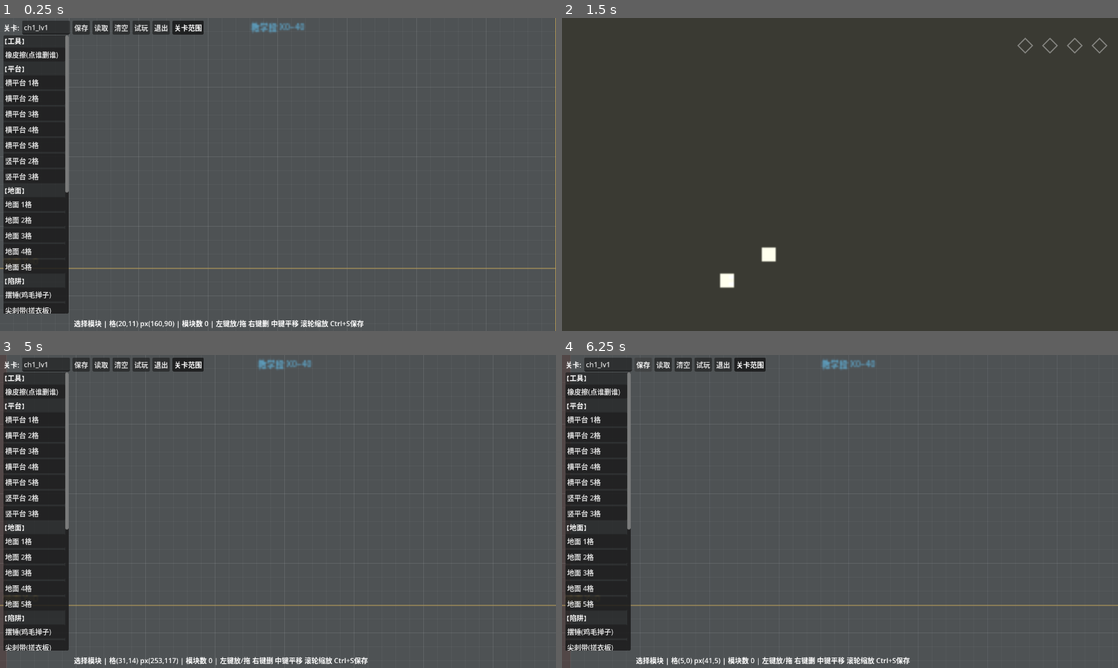
Above: before the commit, frames 1-4 (two rows, left to right).
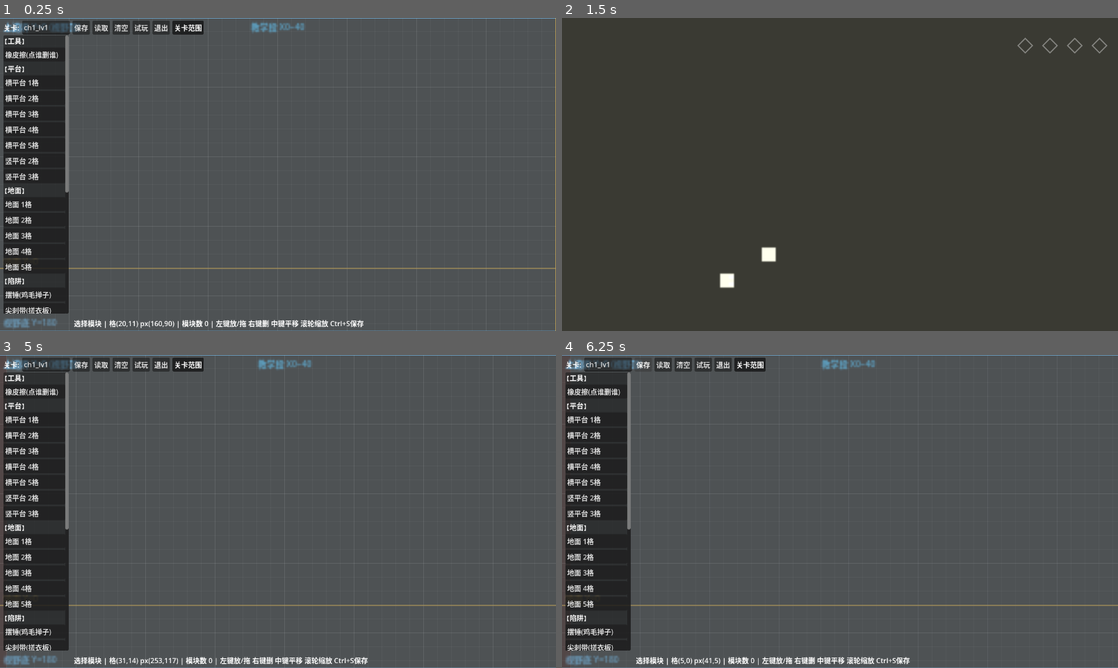
Above: after the commit, the same moments.

Repository: qing99half/momat20
Game: Godot game, scene res://src/editor/MapEditor.tscn
The game is run twice, just before and just after one commit, with the same random seed, the same clock (stepped at 60 frames per second) and the same inputs. This scene is started directly instead of the project's main scene. Sound files missing from this copy of the repository are replaced by a short silence.
Inputs (mouse positions are in pixels of both pictures, inside the frame that each line leads up to):
- Up to frame 1 (0.25 s): no input
- Up to frame 2 (1.5 s): click "试玩" at 0.5 s; tap Enter (ui_accept) at 1.25 s; move the mouse to (962, 158) at 1.27 s; hold Right (ui_right) from 1.28 s (still down); tap Delete at 1.35 s; click (962, 158) at 1.42 s
- Up to frame 3 (5 s): tap Enter (ui_accept) at 1.52, 4.52 s; release Right (ui_right) at 2 s; drag from (166, 527) to (250, 574) at 2.02 s; move the mouse to (333, 442) at 2.77 s; hold Right (ui_right) 2.78-3.5 s; tap Space at 2.85 s; drag from (250, 574) to (111, 464) at 3.52 s; move the mouse to (444, 558) at 4.27 s; hold Left (ui_left) from 4.28 s (still down); tap Q at 4.35 s; tap Escape at 4.9 s
- Up to frame 4 (6.25 s): release Left (ui_left) at 5 s; drag from (673, 464) to (756, 433) at 5.02 s; click "保存" at 5.75 s

The runs differ from the first frame. In frame 1, 0.8% of the frame differs, in the area x 0-100%, y 0-100%; in frame 2, nothing differs; in frame 3, 0.8%; in frame 4, 0.8%.

Commit message:
fix: 酒瓶等自由定时陷阱只预警不击发(基类误要求Conductor存在);LevelLoader随关卡挂Conductor播M1恢复陷阱对拍;编辑器补上边界Y=0/视野底Y=180标线及上方越界暗区

Diff:
--- a/levels/ch1_lv1.json
+++ b/levels/ch1_lv1.json
@@ -10,14 +10,136 @@
         "style": "ground",
         "w": 5
       },
-      "px": 40.0,
-      "py": 80.0
+      "px": 0.0,
+      "py": 112.0
     },
     {
       "id": "spawn",
       "params": {},
-      "px": 64.0,
+      "px": 16.0,
+      "py": 112.0
+    },
+    {
+      "id": "platform_h5",
+      "params": {
+        "h": 1,
+        "w": 5
+      },
+      "px": 40.0,
+      "py": 112.0
+    },
+    {
+      "id": "washboard",
+      "params": {},
+      "px": 88.0,
+      "py": 112.0
+    },
+    {
+      "id": "platform_h5",
+      "params": {
+        "h": 1,
+        "w": 5
+      },
+      "px": 96.0,
+      "py": 112.0
+    },
+    {
+      "id": "platform_h2",
+      "params": {
+        "h": 1,
+        "w": 2
+      },
+      "px": 136.0,
+      "py": 96.0
+    },
+    {
+      "id": "pendulum",
+      "params": {},
+      "px": 160.0,
+      "py": 24.0
+    },
+    {
+      "id": "platform_h2",
+      "params": {
+        "h": 1,
+        "w": 2
+      },
+      "px": 160.0,
+      "py": 88.0
+    },
+    {
+      "id": "platform_h5",
+      "params": {
+        "h": 1,
+        "w": 5
+      },
+      "px": 176.0,
+      "py": 112.0
+    },
+    {
+      "id": "platform_v2",
+      "params": {
+        "h": 2,
+        "style": "platform",
+        "w": 1
+      },
+      "px": 216.0,
+      "py": 104.0
+    },
+    {
+      "id": "bottle",
+      "params": {},
+      "px": 216.0,
+      "py": 64.0
+    },
+    {
+      "id": "bottle",
+      "params": {},
+      "px": 224.0,
+      "py": 56.0
+    },
+    {
+      "id": "platform_h1",
+      "params": {
+        "h": 1,
+        "w": 1
+      },
+      "px": 224.0,
+      "py": 96.0
+    },
+    {
+      "id": "platform_h1",
+      "params": {
+        "h": 1,
+        "w": 1
+      },
+      "px": 232.0,
+      "py": 88.0
+    },
+    {
+      "id": "bottle",
+      "params": {},
+      "px": 232.0,
+      "py": 48.0
+    },
+    {
+      "id": "platform_h1",
+      "params": {
+        "h": 1,
+        "w": 1
+      },
+      "px": 240.0,
       "py": 80.0
+    },
+    {
+      "id": "platform_v3",
+      "params": {
+        "h": 3,
+        "style": "platform",
+        "w": 1
+      },
+      "px": 248.0,
+      "py": 88.0
     },
     {
       "id": "ground_h5",
@@ -26,108 +148,24 @@
         "style": "ground",
         "w": 5
       },
-      "px": 80.0,
-      "py": 80.0
-    },
-    {
-      "id": "platform_h5",
-      "params": {
-        "h": 1,
-        "w": 5
-      },
-      "px": 128.0,
-      "py": 72.0
-    },
-    {
-      "id": "washboard",
-      "params": {},
-      "px": 136.0,
-      "py": 96.0
-    },
-    {
-      "id": "washboard",
-      "params": {},
-      "px": 160.0,
-      "py": 96.0
-    },
-    {
-      "id": "platform_h4",
-      "params": {
-        "h": 1,
-        "w": 4
-      },
-      "px": 176.0,
-      "py": 56.0
-    },
-    {
-      "id": "washboard",
-      "params": {},
-      "px": 184.0,
-      "py": 96.0
-    },
-    {
-      "id": "washboard",
-      "params": {},
-      "px": 208.0,
-      "py": 96.0
-    },
-    {
-      "id": "platform_h3",
-      "params": {
-        "h": 1,
-        "w": 3
-      },
-      "px": 224.0,
-      "py": 56.0
-    },
-    {
-      "id": "washboard",
-      "params": {},
-      "px": 224.0,
-      "py": 96.0
-    },
-    {
-      "id": "pendulum",
-      "params": {},
-      "px": 232.0,
-      "py": -16.0
-    },
-    {
-      "id": "washboard",
-      "params": {},
-      "px": 240.0,
-      "py": 96.0
-    },
-    {
-      "id": "platform_h2",
-      "params": {
-        "h": 1,
-        "w": 2
-      },
-      "px": 248.0,
-      "py": 80.0
-    },
-    {
-      "id": "washboard",
-      "params": {},
-      "px": 248.0,
-      "py": 96.0
-    },
-    {
-      "id": "ground_h5",
-      "params": {
-        "h": 4,
-        "style": "ground",
-        "w": 5
-      },
-      "px": 264.0,
-      "py": 80.0
+      "px": 256.0,
+      "py": 112.0
     },
     {
       "id": "lamp",
       "params": {},
-      "px": 280.0,
-      "py": 80.0
+      "px": 288.0,
+      "py": 112.0
+    },
+    {
+      "id": "ground_h3",
+      "params": {
+        "h": 4,
+        "style": "ground",
+        "w": 3
+      },
+      "px": 296.0,
+      "py": 112.0
     }
   ]
 }
--- a/src/MainGame.gd
+++ b/src/MainGame.gd
@@ -26,6 +26,10 @@
 	$GameLayer/SubViewport.add_child(level)
 	# 关卡必须画在 BackBufferCopy 之前,LUT 才采得到画面
 	$GameLayer/SubViewport.move_child(level, 0)
+	# Conductor 已随关卡入树(_ready 已跑完),启动音乐+节拍
+	var conductor := level.find_child("Conductor", false, false) as Conductor
+	if conductor and conductor.has_meta("autoplay_track"):
+		conductor.play(conductor.get_meta("autoplay_track"))
 
 	var diary := DIARY_UI.instantiate()  # _ready 内自加组 diary_ui
 	$UILayer.add_child(diary)
--- a/src/editor/MapEditor.gd
+++ b/src/editor/MapEditor.gd
@@ -419,10 +419,19 @@
 		var length_px: float = spec.length_cells * 8.0
 		var ground_y: float = spec.ground_y
 
-		# 越界暗区:关卡范围之外(X<0 或 X>130格)罩暗红,提示不要摆东西
+		# 越界暗区:关卡范围之外(X<0 或 X>130格 或 Y<0画面上边界之上)罩暗红,提示不要摆东西
 		draw_rect(Rect2(tl.x, tl.y, minf(0.0, br.x) - tl.x, view.y), Color(0.5, 0.1, 0.1, 0.10), true)
 		if br.x > length_px:
 			draw_rect(Rect2(length_px, tl.y, br.x - length_px, view.y), Color(0.5, 0.1, 0.1, 0.10), true)
+		if tl.y < 0.0:
+			draw_rect(Rect2(tl.x, tl.y, view.x, -tl.y), Color(0.5, 0.1, 0.1, 0.10), true)
+
+		# 画面上边界:Y=0(游戏层320×180的顶,相机limit_top=0)
+		draw_line(Vector2(tl.x, 0.0), Vector2(br.x, 0.0), Color(0.5, 0.8, 1.0, 0.8), thick)
+		draw_string(font, Vector2(tl.x + 2.0, 0.0 + fs + 2.0), "上边界 Y=0 (视野顶)", HORIZONTAL_ALIGNMENT_LEFT, -1, fs, Color(0.5, 0.8, 1.0))
+		# 视野底:Y=180(游戏层底,相机limit_bottom=180)
+		draw_line(Vector2(tl.x, 180.0), Vector2(br.x, 180.0), Color(0.5, 0.8, 1.0, 0.4), thick)
+		draw_string(font, Vector2(tl.x + 2.0, 180.0 - 3.0), "视野底 Y=180", HORIZONTAL_ALIGNMENT_LEFT, -1, fs, Color(0.5, 0.8, 1.0, 0.6))
 
 		# 段落分带底色(交替极淡) + 分界线 + 段名标签
 		for i in sections.size():
--- a/src/levels/LevelLoader.gd
+++ b/src/levels/LevelLoader.gd
@@ -49,6 +49,12 @@
 	if cam:
 		cam.limit_right = int(max_x)
 
+	# Conductor 节拍器(任务3):挂关卡根,MainGame 进场后播 M1,全关陷阱按 120BPM 对拍
+	var conductor := Conductor.new()
+	conductor.name = "Conductor"
+	conductor.set_meta("autoplay_track", "res://assets/placeholder/placeholder_M1.wav")
+	root.add_child(conductor)
+
 	print("[LevelLoader] %s: %d 个模块, 出生点 %s" % [json_path, data.get("modules", []).size(), spawn])
 	return root
 
--- a/src/traps/TrapBase.gd
+++ b/src/traps/TrapBase.gd
@@ -277,16 +277,20 @@
 
 
 # 击发序列:预警+白闪 → 逐帧等钟精准落拍 → trap_activated → 激活窗口。
-# fire_beat < 0 = 自由定时(无 Conductor 回退),不做落拍等待。
+# fire_beat < 0 = 自由定时(无 Conductor 回退),不做落拍等待,也不要求 Conductor 存在。
 func _run_fire_sequence(fire_beat := -1.0) -> void:
 	var gen := _gen
 	_firing = true
 	_fire_beat = -1.0
 	await _fire_warn_flash()
-	if gen != _gen or Conductor.instance == null:
+	if gen != _gen:
 		_firing = false
 		return
 	if fire_beat >= 0.0:
+		# 节拍模式才需要 Conductor;自由定时跳过落拍等待直接击发
+		if Conductor.instance == null:
+			_firing = false
+			return
 		while Conductor.instance != null and Conductor.instance.get_abs_beat() < fire_beat - Conductor.EPSILON:
 			await get_tree().process_frame  # 暂停时时钟冻结,恢复后仍落在原拍
 		if gen != _gen or Conductor.instance == null:
--- /dev/null
+++ b/tools/test_bottle_fall.gd
@@ -0,0 +1,21 @@
+extends SceneTree
+# 酒瓶坠落验证(无 Conductor 自由定时回退):6秒内酒瓶应离开原点下落。
+# 用法: godot --headless --path <项目根> --script tools/test_bottle_fall.gd
+
+
+func _initialize() -> void:
+	var b := (load("res://src/traps/scenes/trap_bottle.tscn") as PackedScene).instantiate()
+	root.add_child(b)
+	_run(b)
+
+
+func _run(b: Node2D) -> void:
+	var y0 := b.position.y
+	var fell := false
+	for i in range(360):  # 6秒:待命2s → 预警0.8s → 坠落
+		await process_frame
+		if b.position.y > y0 + 1.0:
+			fell = true
+	print("[酒瓶] 6秒内发生坠落=%s" % fell)
+	print("[酒瓶] %s" % ("PASS" if fell else "FAIL"))
+	quit(0 if fell else 1)
